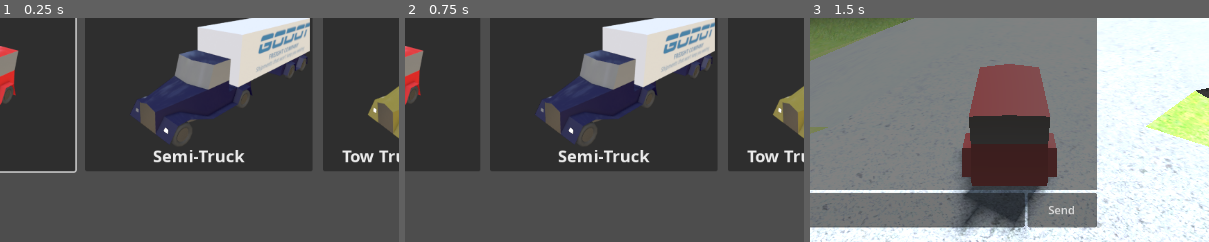
Above: before the commit, frames 1-3 (left to right).
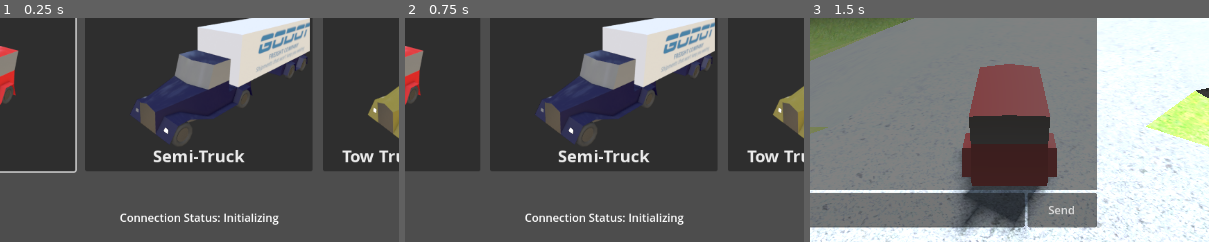
Above: after the commit, the same moments.

Repository: legendariusx/godot-spacetimedb-demo
Game: Godot game, scene res://car_select/car_select.tscn
The game is run twice, just before and just after one commit, with the same random seed, the same clock (stepped at 60 frames per second) and the same inputs.
Inputs (mouse positions are % of the whole screen's width and height, from its top left):
- Up to frame 1 (0.25 s): no input
- Up to frame 2 (0.75 s): click (50, 38) at 0.52 s; type "Alex" at 0.6 s
- Up to frame 3 (1.5 s): click (20, 66) at 1.25 s
The pictures show only the part of the screen within x 25-75%, y 50-100%; the shares and areas given below are measured in that part.

The runs differ from the first frame. In frame 1, 0.8% of the frame differs, in the area x 30-70%, y 87-93%; in frame 2, 0.8%; in frame 3, nothing differs.

Commit message:
add connection status debug label

Diff:
--- a/game/car_select/car_select.gd
+++ b/game/car_select/car_select.gd
@@ -2,7 +2,9 @@
 
 var town: Node3D = null
 
+const CONNECTION_STATUS_LABEL = "Connection Staus: %s"
 @onready var name_input: LineEdit = $Name/NameInput
+@onready var connection_status: Label = $ConnectionStatus
 
 func _ready():
 	# Automatically focus the first item for gamepad accessibility.
@@ -10,6 +12,12 @@
 	if not GameState.current_user:
 		await GameState.current_user_upated
 	name_input.text = GameState.current_user.name
+	if SpacetimeDB.is_connected_db():
+		_on_connected()
+	else:
+		SpacetimeDB.connected.connect(_on_connected)
+	SpacetimeDB.connection_error.connect(_on_connection_error)
+	SpacetimeDB.disconnected.connect(_on_disconnected)
 
 func _process(_delta: float):
 	if Input.is_action_just_pressed(&"back"):
@@ -29,7 +37,6 @@
 	get_parent().add_child(town)
 	hide()
 
-
 func _on_back_pressed():
 	if is_instance_valid(town):
 		# Currently in the town, go back to main menu.
@@ -45,10 +52,8 @@
 func _on_mini_van_pressed():
 	_load_scene(preload("res://vehicles/car_base.tscn"))
 
-
 func _on_trailer_truck_pressed():
 	_load_scene(preload("res://vehicles/trailer_truck.tscn"))
-
 
 func _on_tow_truck_pressed():
 	_load_scene(preload("res://vehicles/tow_truck.tscn"))
@@ -56,3 +61,12 @@
 func _on_name_input_text_changed(text: String) -> void:
 	if name_input.text.ends_with("\n"):
 		name_input.text = name_input.text.replace("\n", "")
+
+func _on_connected():
+	connection_status.text = CONNECTION_STATUS_LABEL % "Online"
+
+func _on_connection_error():
+	connection_status.text = CONNECTION_STATUS_LABEL % "Error"
+
+func _on_disconnected():
+	connection_status.text = CONNECTION_STATUS_LABEL % "Disconnected"
--- a/game/car_select/car_select.tscn
+++ b/game/car_select/car_select.tscn
@@ -105,6 +105,21 @@
 theme_override_font_sizes/font_size = 64
 text = "Truck Town"
 
+[node name="ConnectionStatus" type="Label" parent="."]
+layout_mode = 1
+anchors_preset = 7
+anchor_left = 0.5
+anchor_top = 1.0
+anchor_right = 0.5
+anchor_bottom = 1.0
+offset_left = -159.5
+offset_top = -23.0
+offset_right = 159.5
+grow_horizontal = 2
+grow_vertical = 0
+text = "Connection Status: Initializing"
+horizontal_alignment = 1
+
 [connection signal="text_changed" from="Name/NameInput" to="." method="_on_name_input_text_changed"]
 [connection signal="pressed" from="HBoxContainer/MiniVan" to="." method="_on_mini_van_pressed"]
 [connection signal="pressed" from="HBoxContainer/TrailerTruck" to="." method="_on_trailer_truck_pressed"]
